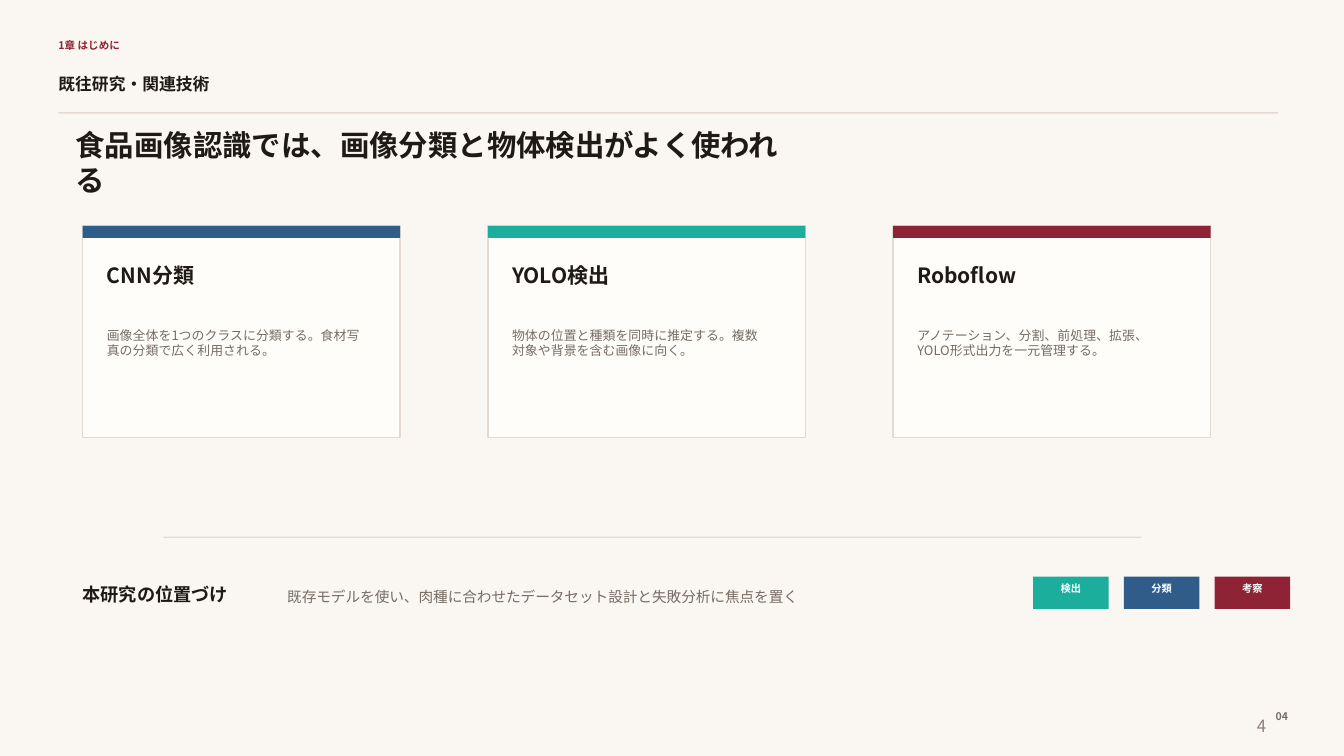
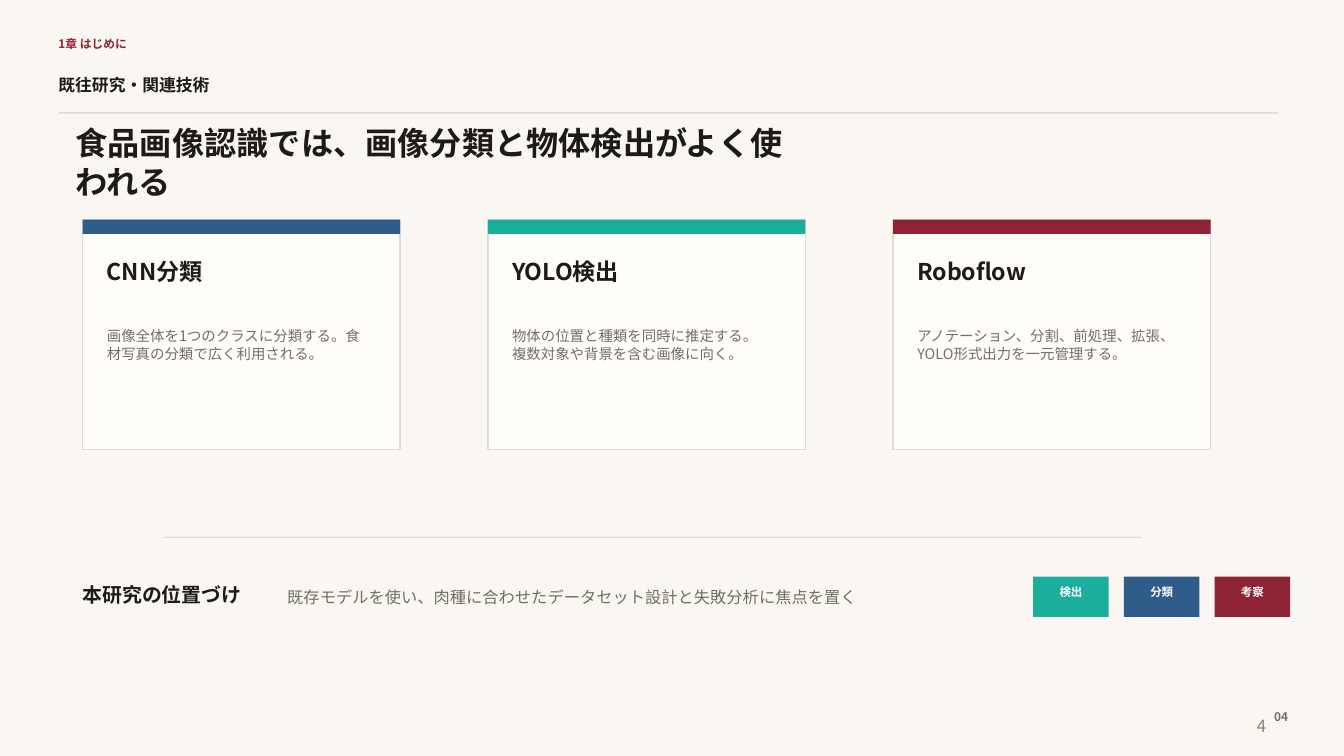
Before and after one commit to moka610/meat-detection-yolo, a slide deck: slide 4 of slides_meat_yolo/meat_yolo_roboflow_presentation.pptx. Drawn at 1344x756 pixels with LibreOffice and Linux fonts; fonts in the diff are those of the drawing. Boxes give left, top, right and bottom in pixels: in the first picture for what was removed or moved away, otherwise in the second. Text is boxed around its words. In the diff, an @@ line names an element or a change of style, - is before the commit and + after.

Commit message:
fix_slide

```diff
--- a/slides_meat_yolo/meat_yolo_roboflow_presentation.pptx
+++ b/slides_meat_yolo/meat_yolo_roboflow_presentation.pptx
@@ text "1章 はじめに" at box(58, 38, 127, 49): size 7.5 to 8.4 pt @@
@@ text "食品画像認識では、画像分類と物体検出がよく使われる" at box(76, 127, 783, 196): size 21 to 23 pt @@
@@ rectangle: place and size @@
-rectangle at box(83, 226, 400, 438)
+rectangle at box(83, 220, 400, 450)
@@ rectangle: place and size @@
-rectangle at box(488, 226, 806, 438)
+rectangle at box(488, 220, 806, 450)
@@ 3 rectangles: place and size @@
-3 rectangles at box(83, 226, 1211, 238)
+3 rectangles at box(83, 220, 1211, 234)
@@ rectangle: place and size @@
-rectangle at box(893, 226, 1211, 438)
+rectangle at box(893, 220, 1211, 450)
@@ size 15 to 16.5 pt in 3 elements at box(107, 260, 203, 282), box(512, 260, 619, 282), box(917, 261, 1026, 281) @@
@@ size 9.2 to 10.3 pt in 3 elements at box(107, 329, 360, 360), box(512, 329, 757, 360), box(917, 329, 1174, 360) @@
@@ text "本研究の位置づけ" at box(83, 585, 242, 604): size 13 to 14.2 pt @@
@@ text "既存モデルを使い、肉種に合わせたデータセット設計と失敗分析に焦点を置く" at box(287, 589, 856, 605): size 10.5 to 11.6 pt @@
@@ rectangle: place and size @@
-rectangle at box(1033, 577, 1109, 609)
+rectangle at box(1033, 577, 1109, 617)
@@ rectangle: place and size @@
-rectangle at box(1124, 577, 1200, 609)
+rectangle at box(1124, 577, 1200, 617)
@@ rectangle: place and size @@
-rectangle at box(1215, 577, 1291, 609)
+rectangle at box(1215, 577, 1291, 617)
@@ size 7.3 to 8.2 pt in 3 elements at box(1060, 586, 1083, 597), box(1150, 586, 1173, 597), box(1241, 586, 1264, 597) @@
@@ text "04" at box(1274, 712, 1288, 721): size 7.5 to 8.5 pt @@
```
Also in this commit, not shown: 13 other slides changed, 1 other file.
